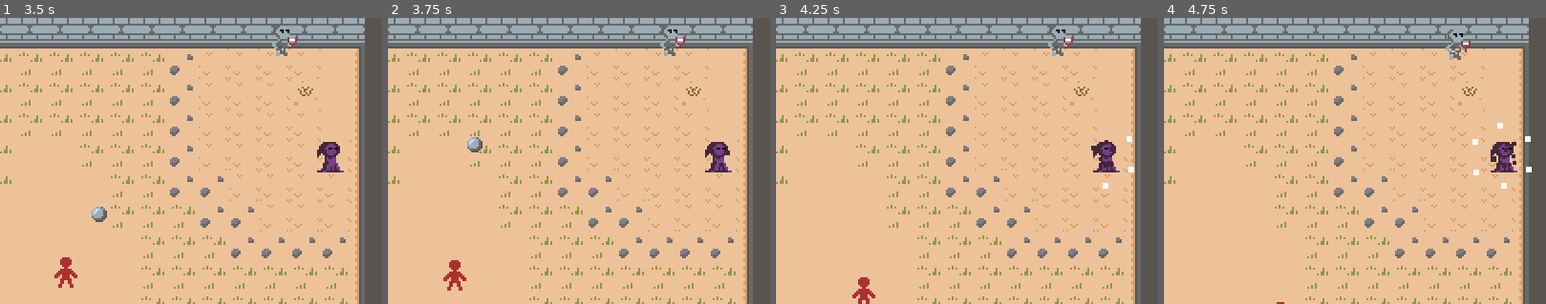
Above: before the commit, frames 1-4 (left to right).
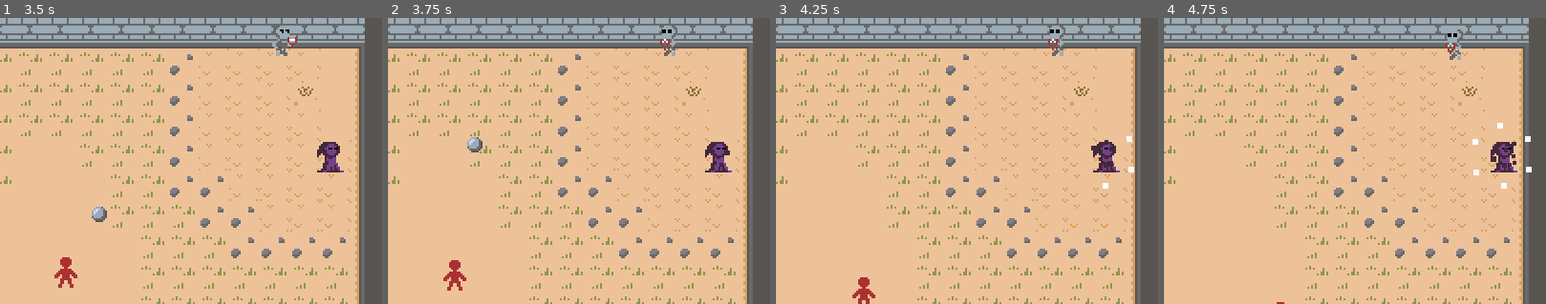
Above: after the commit, the same moments.

Repository: svntax/LD44-YLIC
Game: Godot game, scene res://Scenes/main_menu.tscn
Two runs of this game, one before a commit and one after it. Both use one fixed random seed, a clock stepped at 60 frames per second and the inputs below.
Inputs (mouse positions are % of the whole screen's width and height, from its top left):
- Up to frame 1 (3.5 s): click "Start" at 0.5 s; move the mouse to (72, 45) at 1.27 s; hold D (MOVE_RIGHT) 1.28-2.03 s; click (72, 45) at 1.35 s; move the mouse to (30, 55) at 2.02 s; hold S (MOVE_DOWN) 2.03-2.78 s; tap Space (DASH) at 2.1 s; move the mouse to (60, 28) at 2.77 s; hold D (MOVE_RIGHT) from 2.78 s (still down); right-click (60, 28) at 2.85 s
- Up to frame 2 (3.75 s): move the mouse to (45, 70) at 3.52 s; release D (MOVE_RIGHT) at 3.53 s; hold W (MOVE_UP) from 3.53 s (still down); click (45, 70) at 3.6 s
- Up to frame 3 (4.25 s): keep holding W (MOVE_UP)
- Up to frame 4 (4.75 s): move the mouse to (80, 65) at 4.27 s; release W (MOVE_UP) at 4.28 s; hold A (MOVE_LEFT) from 4.28 s (still down); hold Space (DASH) from 4.28 s (still down)
The pictures show only the part of the screen within x 50-100%, y 16-66%; the shares and areas given below are measured in that part.

Frame 1 is identical in both runs. In frame 2, 0.3% of the frame differs, in the area x 71-78%, y 2-14%; in frame 3, 0.3%; in frame 4, 0.3%, in the area x 73-81%, y 4-15%.

Commit message:
Add visual indicator for skeleton attack.

Diff:
--- a/Scenes/archer.tscn
+++ b/Scenes/archer.tscn
@@ -1,7 +1,8 @@
-[gd_scene load_steps=5 format=2]
+[gd_scene load_steps=6 format=2]
 
 [ext_resource path="res://Scripts/archer.gd" type="Script" id=1]
 [ext_resource path="res://Sprites/archer_left.png" type="Texture" id=2]
+[ext_resource path="res://Sprites/archer_aiming.png" type="Texture" id=3]
 
 [sub_resource type="RectangleShape2D" id=1]
 extents = Vector2( 8, 8 )
@@ -31,6 +32,10 @@
 [node name="Sprite" type="Sprite" parent="."]
 texture = ExtResource( 2 )
 
+[node name="Sprite2" type="Sprite" parent="."]
+visible = false
+texture = ExtResource( 3 )
+
 [node name="CollisionShape2D" type="CollisionShape2D" parent="."]
 shape = SubResource( 1 )
 
--- a/Scripts/archer.gd
+++ b/Scripts/archer.gd
@@ -27,8 +27,17 @@
 
 onready var damageAnimPlayer = get_node("DamageAnimationPlayer")
 
+func toggleAimingSprite(flag):
+    if flag:
+        get_node("Sprite").hide()
+        get_node("Sprite2").show()
+    else:
+        get_node("Sprite").show()
+        get_node("Sprite2").hide()
+
 func faceThePlayer():
     get_node("Sprite").set_flip_h(player.global_position.x > self.global_position.x)
+    get_node("Sprite2").set_flip_h(player.global_position.x > self.global_position.x)
 
 func spawnBloodParticles(amount):
     var particles = deathParticles.instance()
@@ -83,10 +92,14 @@
             random_move_direction = Vector2(rand_range(-1, 1), rand_range(-1, 1));
         self.move_and_slide(random_move_direction.normalized() * moveSpeed);
         get_node("Sprite").set_flip_h(random_move_direction.x > 0)
-
+        get_node("Sprite2").set_flip_h(random_move_direction.x > 0)
 
     shotTimer -= delta;
+    if shotTimer < 2:
+        toggleAimingSprite(true)
+        faceThePlayer()
     if shotTimer <= 0:
+        toggleAimingSprite(false)
         var projectile_test = enemy_projectile.instance();
         get_parent().add_child(projectile_test);
         SoundHandler.arrowShoot.play()
Binary file added: Sprites/archer_aiming.png
Not shown, added: Sprites/archer_aiming.png.import
